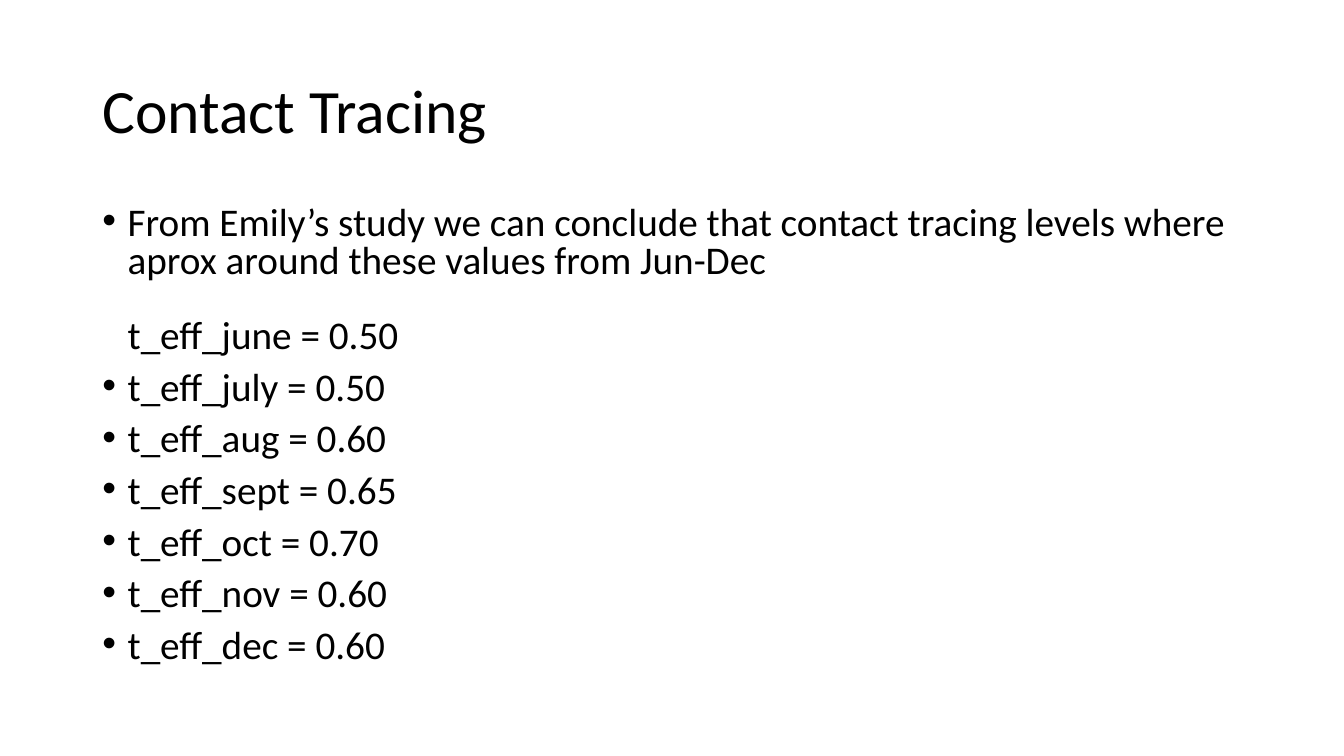
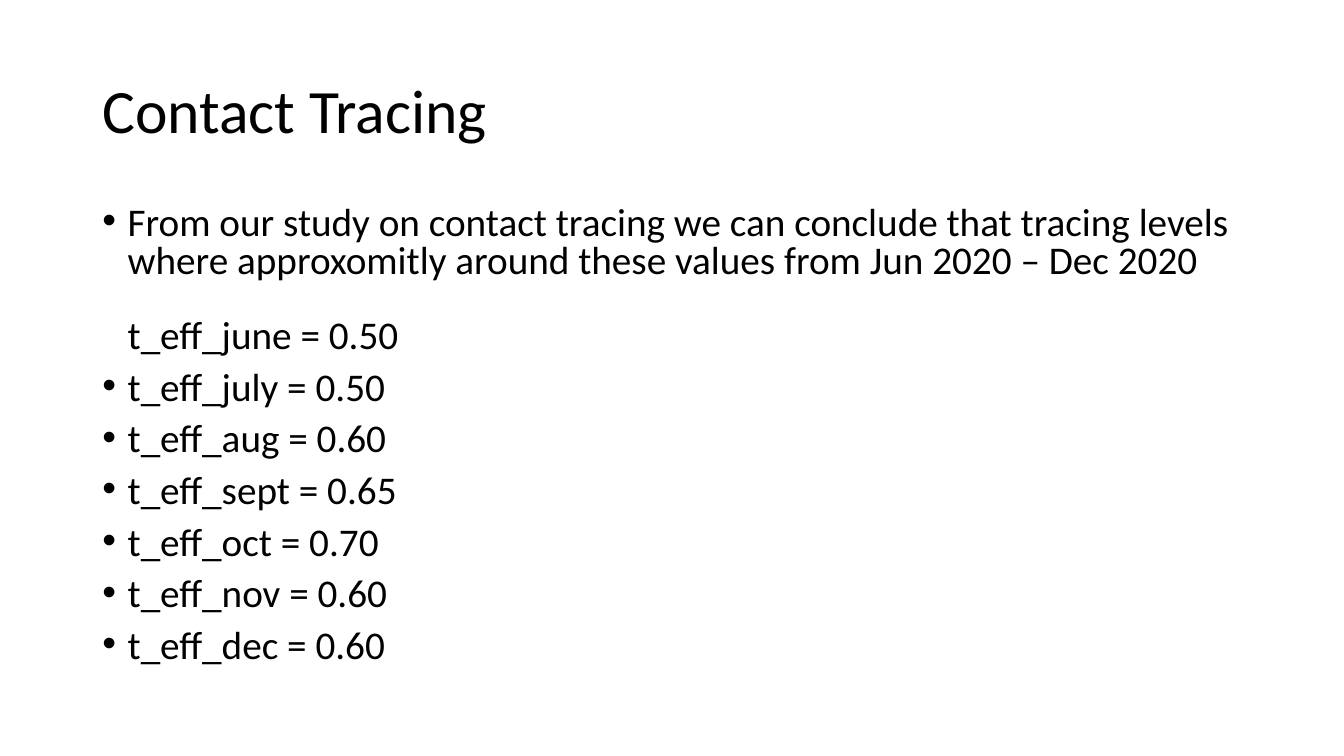
Before and after one commit to ImranJuma/covasim_modeling, a slide deck: slide 8 of Results/Covasim_Analysis_P3.pptx. Drawn at 1344x756 pixels with LibreOffice and Linux fonts; fonts in the diff are those of the drawing. Boxes give left, top, right and bottom in pixels: in the first picture for what was removed or moved away, otherwise in the second. Text is boxed around its words. In the diff, an @@ line names an element or a change of style, - is before the commit and + after.

```diff
--- a/Results/Covasim_Analysis_P3.pptx
+++ b/Results/Covasim_Analysis_P3.pptx
@@ text at (x1=128, y1=208, x2=1228, y2=356): text changed @@
-• From Emily’s study we can conclude that contact tracing levels where aprox around these values from Jun-Dec
-  t_eff_june = 0.50
+• From our study on contact tracing we can conclude that tracing levels where approxomitly around these values from Jun 2020 – Dec 2020
+  t_eff_june = 0.50
```
Also in this commit, not shown: 6 other slides changed, 1 slide removed, 11 other files.
